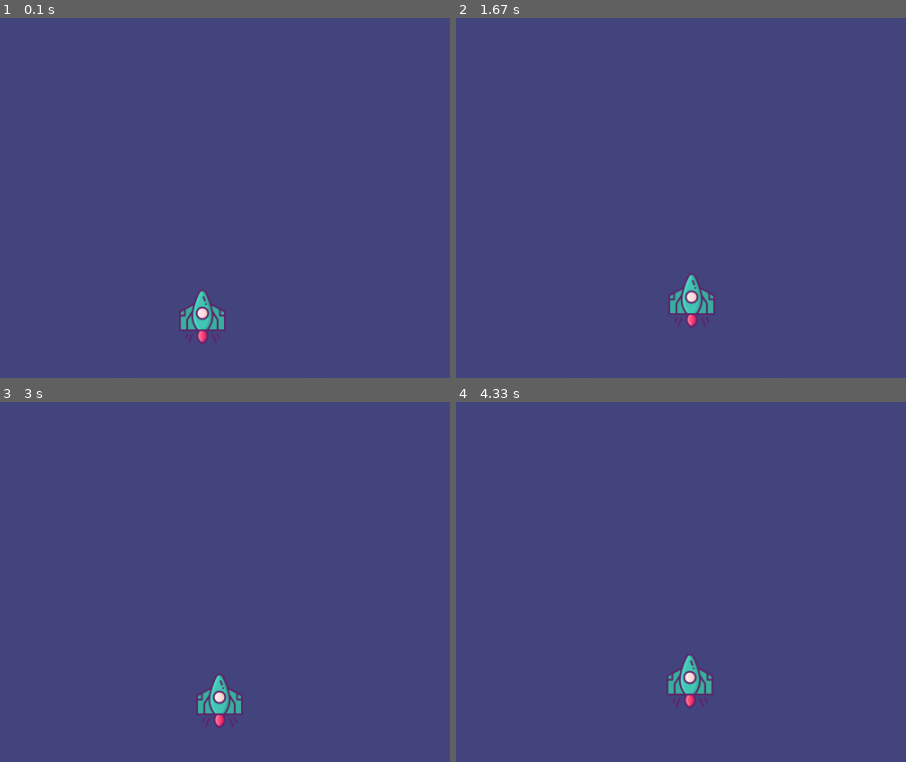
Above: before the commit, frames 1-4 (two rows, left to right).
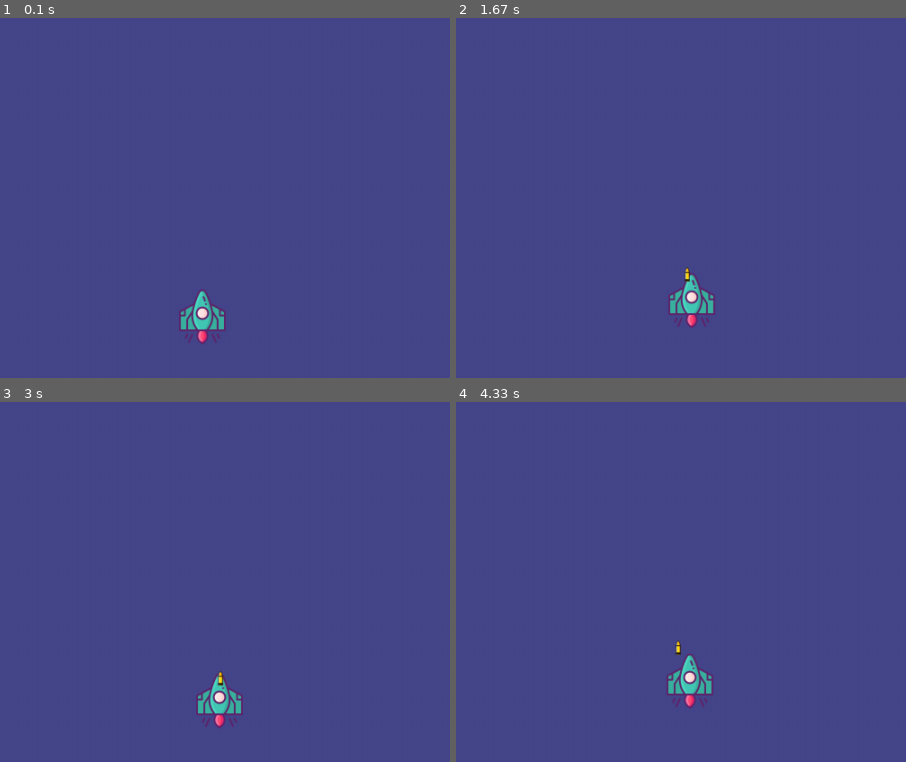
Above: after the commit, the same moments.

Repository: SatyamVyas04/MasteringPython
Game: pygame game, started from PyGame/Main.py
Two runs of this game, one before a commit and one after it. Both use one fixed random seed, a clock stepped at 60 frames per second and the inputs below.
Inputs:
- Up to frame 1 (0.1 s): no input
- Up to frame 2 (1.67 s): tap Space at 0.33, 0.73, 1.03, 1.23, 1.57 s; hold Right 0.67-1.13 s; hold Up 1.17-1.47 s; hold Right from 1.5 s (still down)
- Up to frame 3 (3 s): tap Space at 1.87, 2.07, 2.37, 2.63, 2.97 s; release Right at 1.97 s; hold Left 2-2.53 s; hold Down 2.57-2.87 s; hold Left from 2.9 s (still down)
- Up to frame 4 (4.33 s): tap Space at 3.27, 3.4, 3.8, 4.1 s; release Left at 3.3 s; hold Up 3.33-3.7 s; hold Right from 3.73 s (still down)
The pictures show only the part of the screen within x 27-77%, y 50-100%; the shares and areas given below are measured in that part.

The runs differ from the first frame. In frame 2, less than 0.1% of the frame differs, in the area x 50-52%, y 69-74%; in frame 3, less than 0.1%, in the area x 48-50%, y 74-79%; in frame 4, less than 0.1%.

Commit message:
Bullet Fire added

Diff:
--- a/PyGame/Main.py
+++ b/PyGame/Main.py
@@ -18,20 +18,29 @@
 # Creating the SideCharacters/Villains/Enemies
 enemy1img = pygame.image.load("Pygame/enemy1.png") #--------------- enemy1
 enemy1img = pygame.transform.scale(enemy1img, (64, 64))   #-------- enemy1 Img rescaled
-enemy1X = random.randint(0, 1000) #---------------------------------------------------- enemy1 ka initial X Coord.
-enemy1Y = random.randint(0, 200) #------------------------------------------------------ enemy1 ka initial Y Coord.
-enemy1Xchange = 0.5 #------------------------------------------------ enemy1 Coord. Change
-enemy1Ychange = 0.03 #------------------------------------------------ enemy1 Coord. Change
+enemy1X = random.randint(0, 1000) #-------------------------------- enemy1 ka initial X Coord.
+enemy1Y = random.randint(0, 200) #--------------------------------- enemy1 ka initial Y Coord.
+enemy1Xchange = 0.5 #---------------------------------------------- enemy1 Coord. Change
+enemy1Ychange = 0.03 #--------------------------------------------- enemy1 Coord. Change
 def enemy1(x, y): #------------------------------------------------ What will the enemy1 Do?
     screen.blit(enemy1img, (x, y))
 
 # Creating Player Bullet
-
+playerbulletimg = pygame.image.load("Pygame/bullet.png") #--------- ProtagonistBullet
+bullet_state = "NotFired"
+playerbulletX = 0 #------------------------------------------------ PlayerBullet ka initial X Coord.
+playerbulletY = 0 #------------------------------------------------ PlayerBullet ka initial Y Coord.
+playerbulletXchange = 0 #------------------------------------------ PlayerBullet Coord. Change
+playerbulletYchange = -1 #--------------------------------------- PlayerBullet Coord. Change
+def playerbullet(x, y): #------------------------------------------ What will the PlayerBullet Do?
+    global bullet_state
+    bullet_state = "Fired"
+    screen.blit(playerbulletimg, (x, y))
 
 # THE MAIN GAME LOOP
 while running:
     # Stuff that appeares till the end
-    screen.fill((70, 70, 128)) #---------------------------------- Setting BGcolor
+    screen.fill((70, 70, 140)) #---------------------------------- Setting BGcolor
     player(playerX, playerY) #------------------------------------ Calling in the Protagonist
     enemy1(enemy1X, enemy1Y) #------------------------------------ Calling in the Enemy
     # For different Keyboard Interupts, Mouse Clicks, Close or other events,
@@ -48,6 +57,10 @@
                 playerYchange = -1
             if event.key == pygame.K_DOWN:
                 playerYchange = 1
+            if event.key == pygame.K_SPACE:
+                playerbullet(playerX + 24, playerY)
+                playerbulletX = playerX+24
+                playerbulletY = playerY
         if event.type == pygame.KEYUP:
             if event.key == pygame.K_LEFT or event.key == pygame.K_RIGHT:
                 playerXchange = 0
@@ -78,5 +91,10 @@
         enemy1X = 936
         enemy1Xchange = -0.5
 
+    # Updating Bullet Coordinates
+    if bullet_state == "Fired":
+        playerbullet(playerbulletX, playerbulletY)
+        playerbulletX += playerbulletXchange
+        playerbulletY += playerbulletYchange
 
     pygame.display.update()
